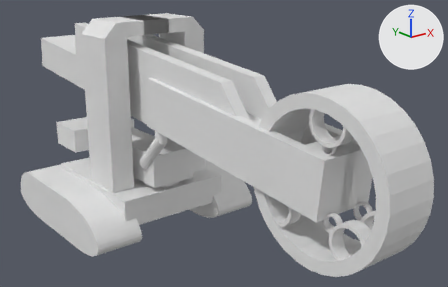
One commit to the Blender file Bucketwheel.blend: the scene before it, then after it.
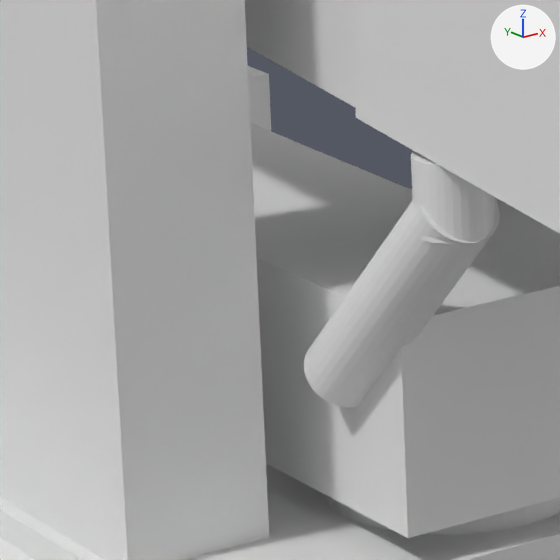
There are two pictures of each version: one whole from a 50 mm camera at (-13.91, -21.8, 10.95) aimed at (1.37, -2.69, 3.3), one close up on the part from 21% to 39% of the width and 38% to 67% of the height. Every picture has the same lights, and +X, +Y and +Z are marked at upper right.

Objects in the first close-up: 'Axle', 'BigThing', 'Body', 'Cube', 'HydraulicsLower', 'HydraulicsUpper', 'Pillar'.
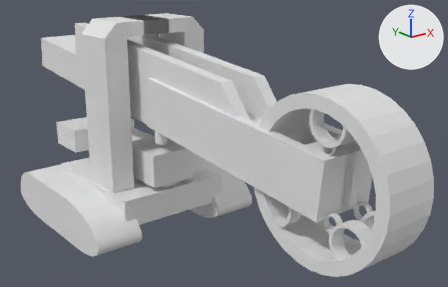
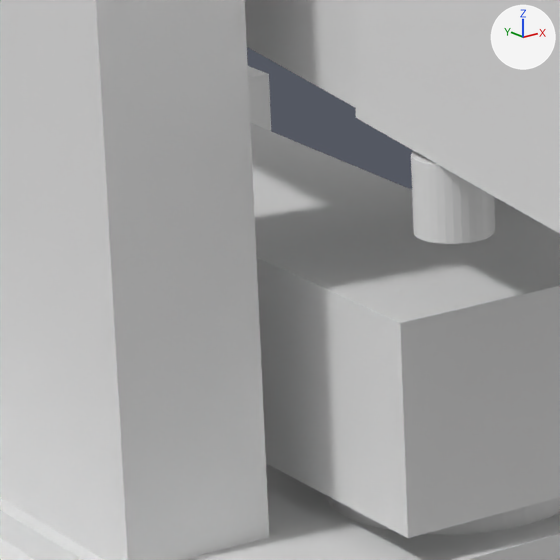
Pixel boxes [x1, y1, x2, y2] of what changed, in the close-ups (560 x 560 px):
'HydraulicsLower', rescaled (not visible afterwards)
    before: [304, 197, 499, 407]

Edits to the bpy script that builds the scene:
```text
Change ob_hydraulicslower:
    ob_hydraulicslower.scale: (0.25, 0.25, 1.0) -> (0.03, 0.00025, 0.001)
```
